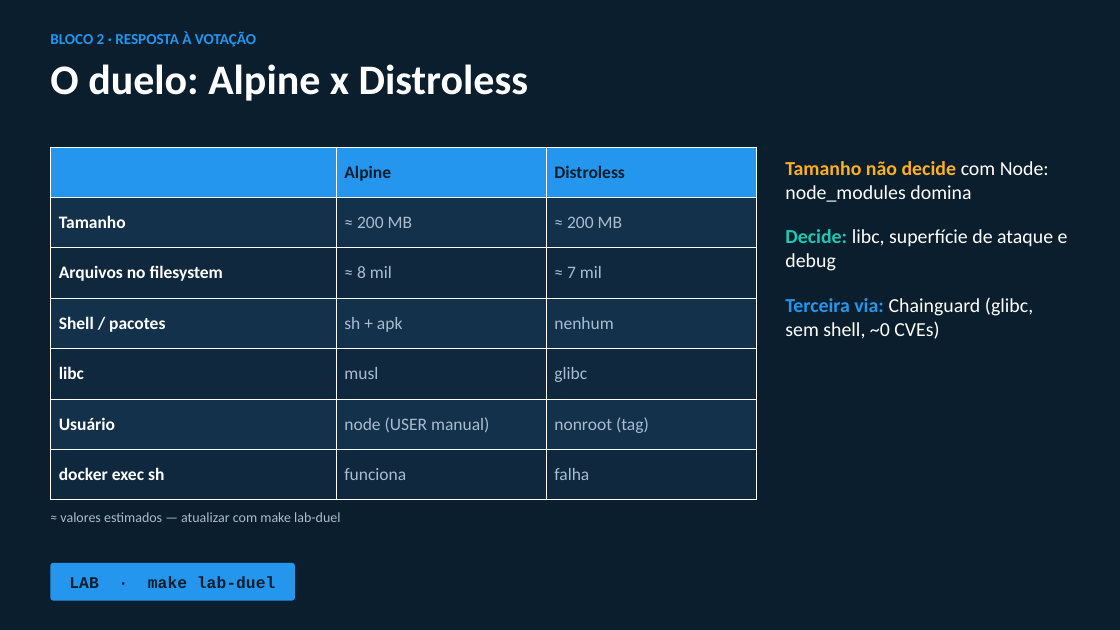
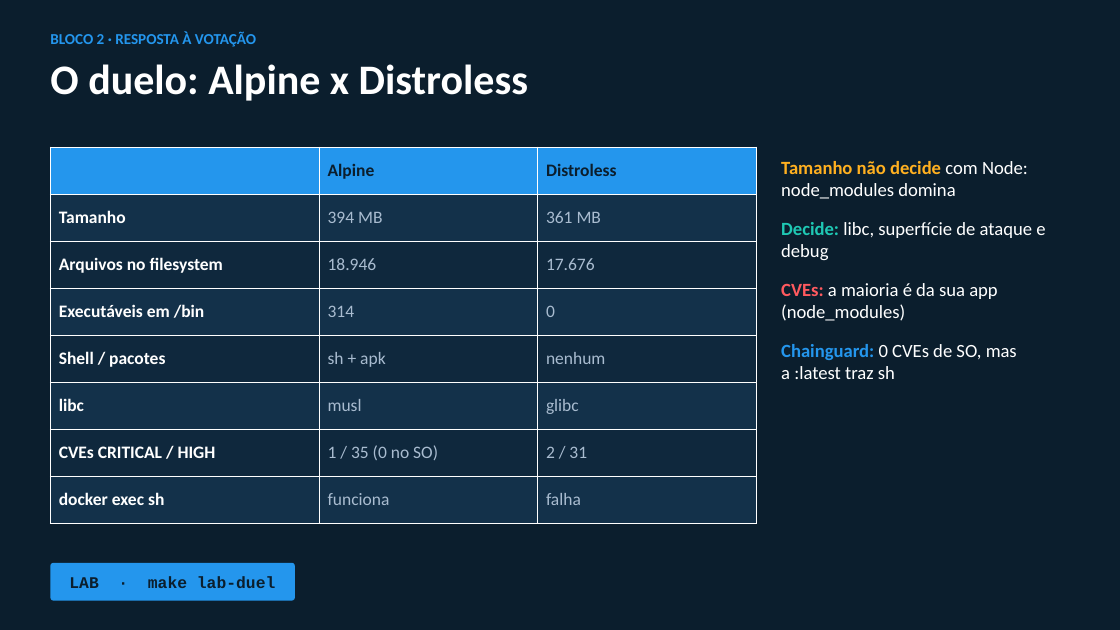
Before and after one commit to fabiofrances/appsec, a slide deck: slide 11 of reports/containerizacao-palestra.pptx. Drawn at 1120x630 pixels with LibreOffice and Linux fonts; fonts in the diff are those of the drawing. Boxes give left, top, right and bottom in pixels: in the first picture for what was removed or moved away, otherwise in the second. Text is boxed around its words. In the diff, an @@ line names an element or a change of style, - is before the commit and + after.

Commit message:
docs: roteiro, PPT e VALIDACAO com os números medidos no WSL
- tabelas reais do lab-compare e do lab-duel (Node ~360-410 MB, Go scratch 9 MB / 0 CVEs)
- novo slide "As CVEs são suas": nas bases mínimas a maioria das CVEs vem do node_modules
- história do Go 1.24 (23 HIGH até no scratch) x Go 1.27 (0)
- corrige afirmações desmentidas pela validação: Chainguard :latest tem sh,
  secret scan não acha o DD_SECRET_KEY, cache mount não acelera com rede rápida
- lab-cache: 8 s x 45 s (ordem das camadas); Swarm: 237 req, 0 falhas no update
- VALIDACAO: registro da validação de 29/10/2026 e expectativas ajustadas

Generated by Fabio Franceschetto helped by [Claude Code](https://claude.com/claude-code)

```diff
--- a/reports/containerizacao-palestra.pptx
+++ b/reports/containerizacao-palestra.pptx
@@ table at <box>50,147,756,523</box> @@
-row 2: Tamanho | ≈ 200 MB | ≈ 200 MB
-row 3: Arquivos no filesystem | ≈ 8 mil | ≈ 7 mil
+row 2: Tamanho | 394 MB | 361 MB
+row 3: Arquivos no filesystem | 18.946 | 17.676
+row 4: Executáveis em /bin | 314 | 0
-row 6: Usuário | node (USER manual) | nonroot (tag)
+row 7: CVEs CRITICAL / HIGH | 1 / 35 (0 no SO) | 2 / 31
@@ text at <box>781,161,1045,260</box>: size 17 to 16 pt in "Tamanho não decide com Node: node_modules domina", "Decide: libc, superfície de ataque e debug"; less space between paragraphs @@
@@ text at <box>781,283,1017,379</box>: text changed; size 17 to 16 pt @@
-Terceira via: Chainguard (glibc, sem shell, ~0 CVEs)
+CVEs: a maioria é da sua app (node_modules)
+Chainguard: 0 CVEs de SO, mas a :latest traz sh
@@ text removed at <box>60,512,340,522</box> @@
-≈ valores estimados — atualizar com make lab-duel
```
Also in this commit, not shown: 7 other slides changed, 1 slide added, 3 other files.
